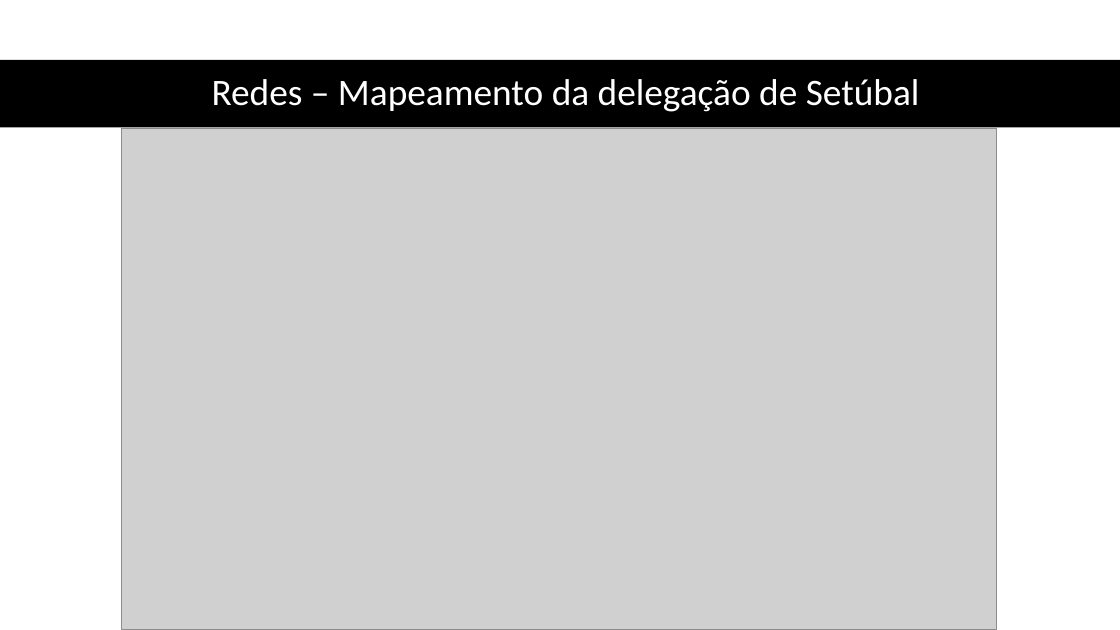
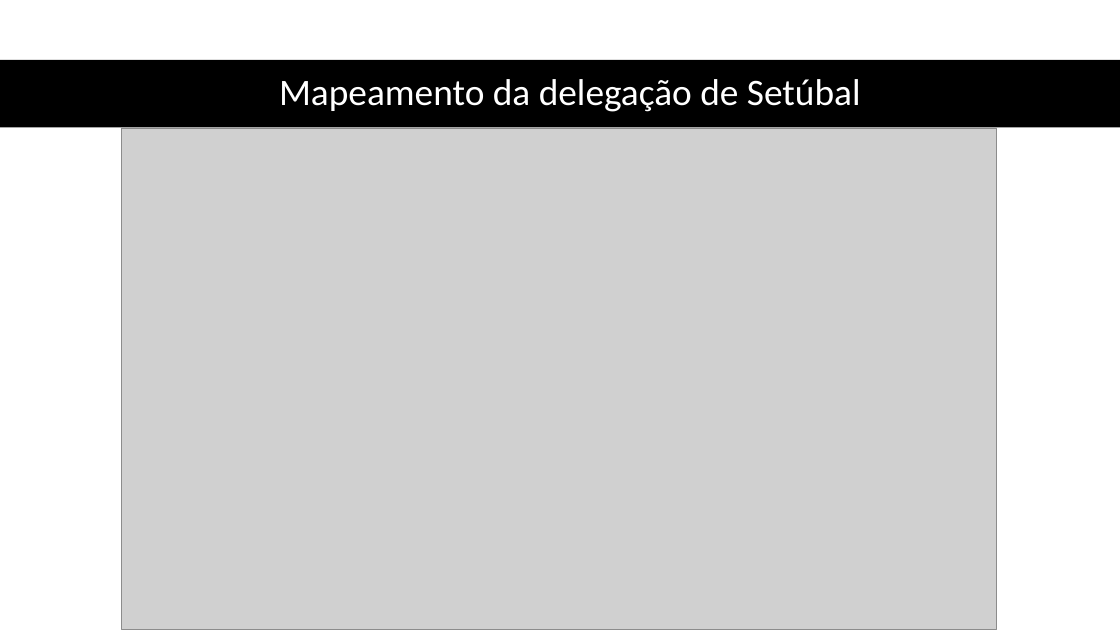
Before and after one commit to AndreZila01/Project-C-Sharp2.0, a slide deck: slide 10 of RelatorioEApresentação/Projeto mod 16.pptx. Drawn at 1120x630 pixels with LibreOffice and Linux fonts; fonts in the diff are those of the drawing; grey boxes stand for pictures. Boxes give left, top, right and bottom in pixels: in the first picture for what was removed or moved away, otherwise in the second. Text is boxed around its words. In the diff, an @@ line names an element or a change of style, - is before the commit and + after.

```diff
--- a/RelatorioEApresentação/Projeto mod 16.pptx
+++ b/RelatorioEApresentação/Projeto mod 16.pptx
@@ title at bbox=[279, 79, 861, 112]: text changed @@
-Redes – Mapeamento da delegação de Setúbal
+Mapeamento da delegação de Setúbal
```
Also in this commit, not shown: 7 other slides changed, 1 slide added, 2 slides removed, 9 other files.
